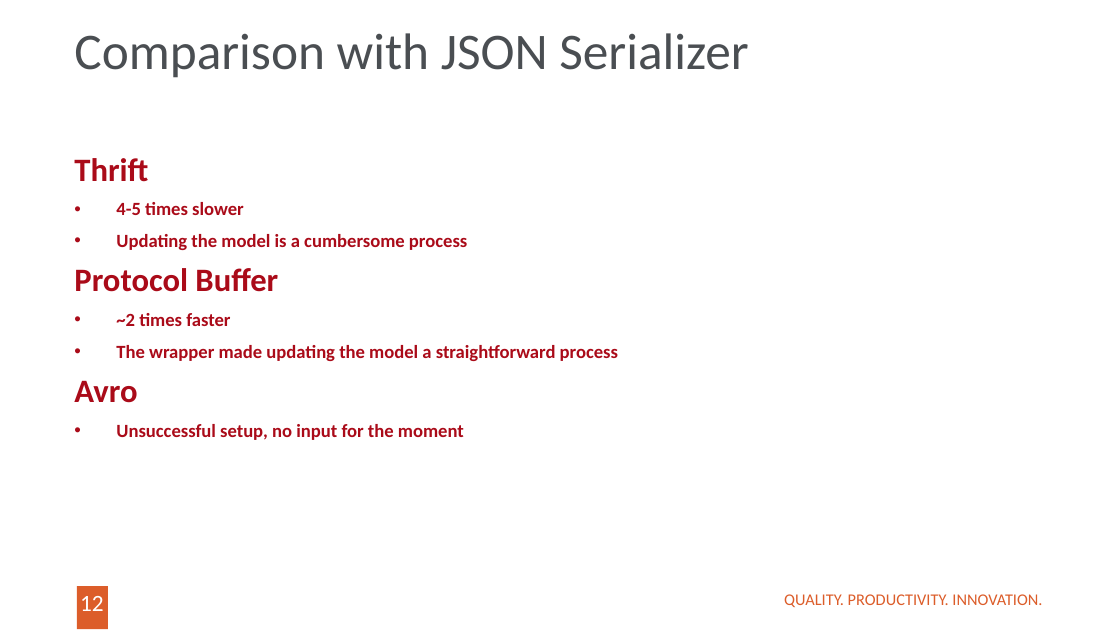
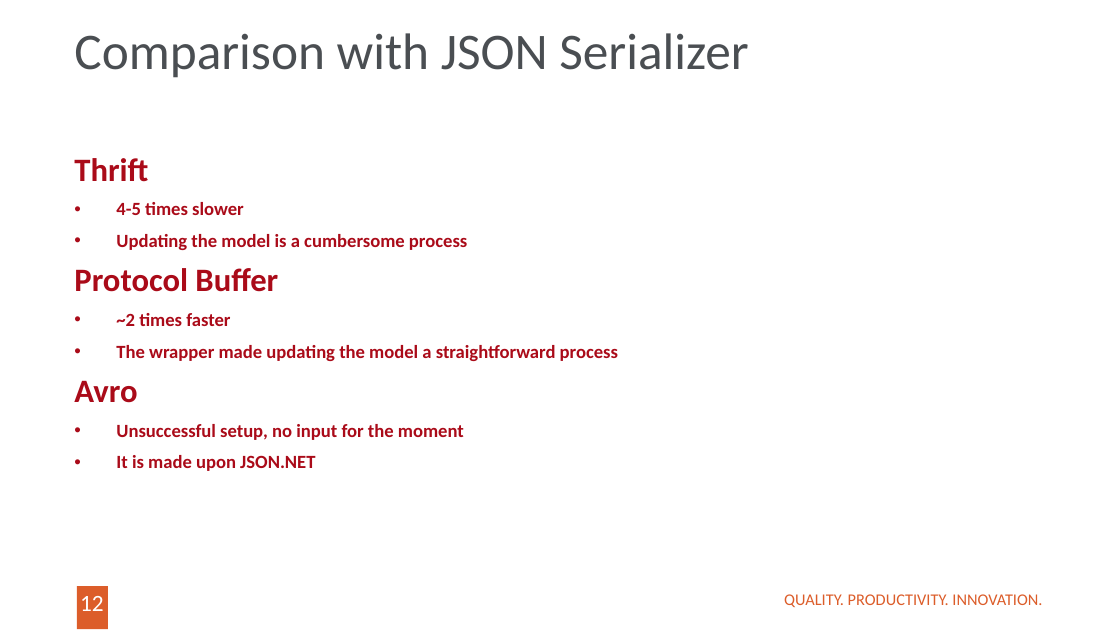
Before and after one commit to LiviuSosu/Serialization, a slide deck: slide 12 of Protocol buffers.pptx. Drawn at 1120x630 pixels with LibreOffice and Linux fonts; fonts in the diff are those of the drawing; background and template pictures are left out. Boxes give left, top, right and bottom in pixels: in the first picture for what was removed or moved away, otherwise in the second. Text is boxed around its words. In the diff, an @@ line names an element or a change of style, - is before the commit and + after.

Commit message:
removed hardcoding of the files updated the presentation added download json file to the api

```diff
--- a/Protocol buffers.pptx
+++ b/Protocol buffers.pptx
@@ text at (116, 455, 315, 471): paragraph added @@
+• It is made upon JSON.NET
```
Also in this commit, not shown: 5 other slides changed, 7 other files.
